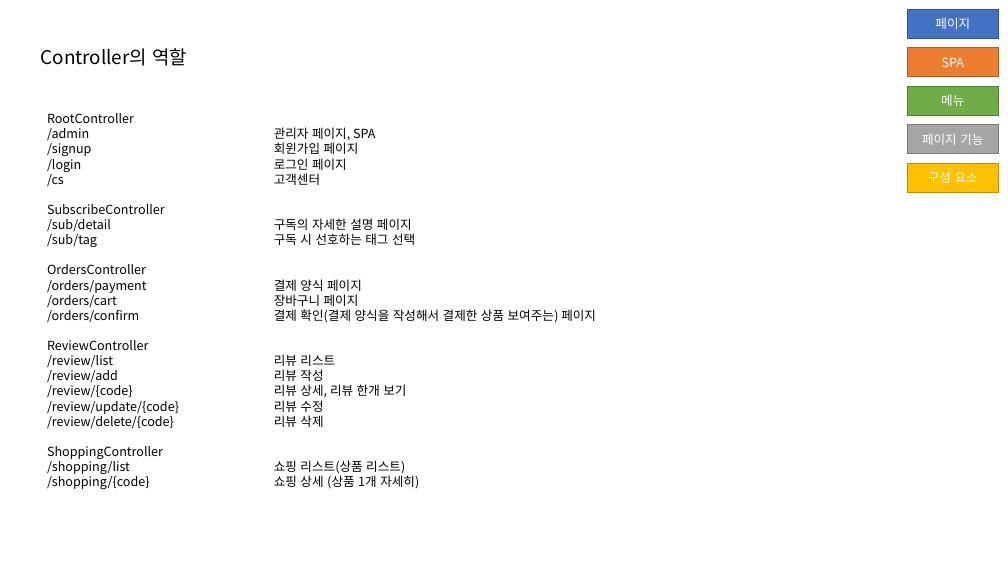
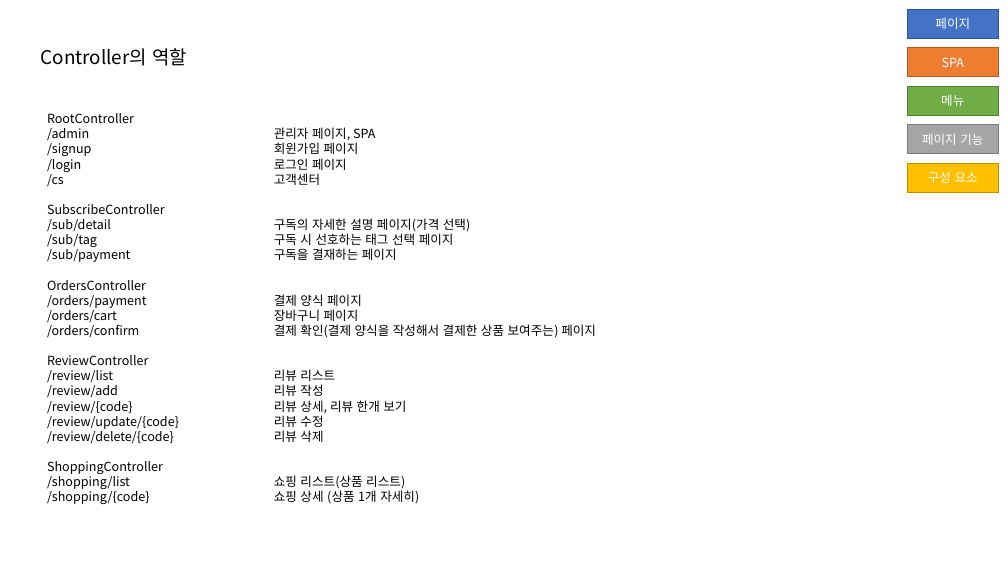
Before and after one commit to jihunz/HiSnack, a slide deck: slide 7 of document/ppt/Hi Snack! 페이지 맵.pptx. Drawn at 1008x567 pixels with LibreOffice and Linux fonts; fonts in the diff are those of the drawing. Boxes give left, top, right and bottom in pixels: in the first picture for what was removed or moved away, otherwise in the second. Text is boxed around its words. In the diff, an @@ line names an element or a change of style, - is before the commit and + after.

Commit message:
docs: 페이지 구성.ppt 구독 결재 페이지 수정

```diff
--- a/document/ppt/Hi Snack! 페이지 맵.pptx
+++ b/document/ppt/Hi Snack! 페이지 맵.pptx
@@ text at (47,218,470,260): text changed @@
-/sub/detail 구독의 자세한 설명 페이지
-/sub/tag 구독 시 선호하는 태그 선택
+/sub/detail 구독의 자세한 설명 페이지(가격 선택)
+/sub/tag 구독 시 선호하는 태그 선택 페이지
+/sub/payment 구독을 결재하는 페이지
```
Also in this commit, not shown: 1 other slide changed, 1 other file.
